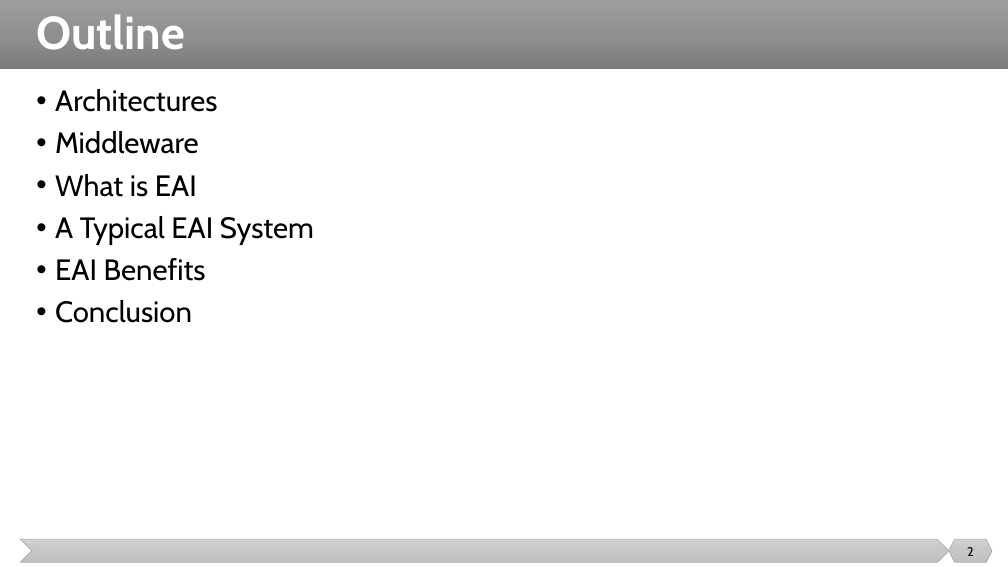
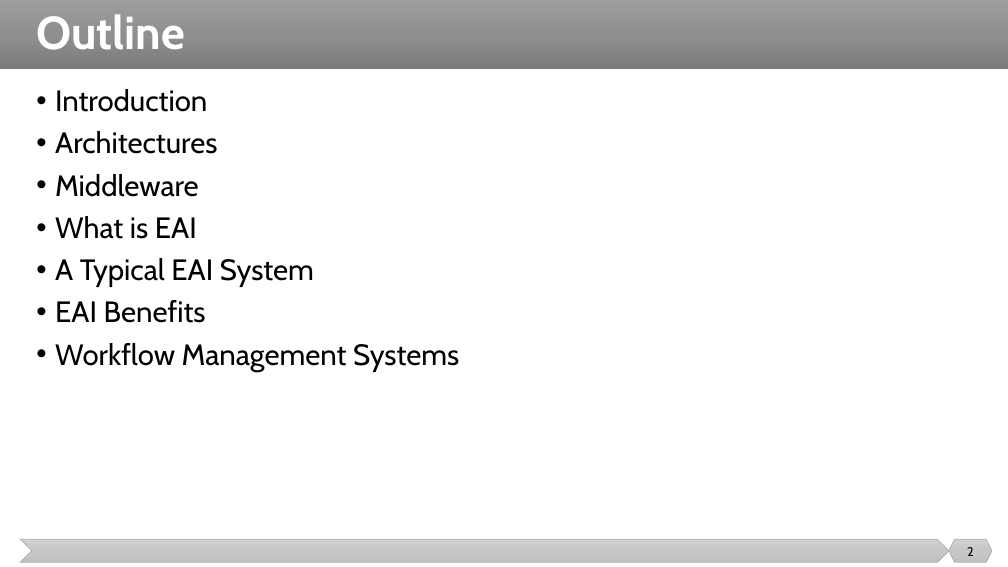
Before and after one commit to malenezi/malenezi, a slide deck: slide 2 of SE495/Lectures/2-Enterprise Application Architecture (EAI)/Enterprise Application Architecture (EAI).pptx. Drawn at 1008x567 pixels with LibreOffice and Linux fonts; fonts in the diff are those of the drawing. Boxes give left, top, right and bottom in pixels: in the first picture for what was removed or moved away, otherwise in the second. Text is boxed around its words. In the diff, an @@ line names an element or a change of style, - is before the commit and + after.

```diff
--- a/SE495/Lectures/2-Enterprise Application Architecture (EAI)/Enterprise Application Architecture (EAI).pptx
+++ b/SE495/Lectures/2-Enterprise Application Architecture (EAI)/Enterprise Application Architecture (EAI).pptx
@@ text at (55,89,207,112): paragraph added @@
+• Introduction
@@ text at (55,343,459,372): text changed @@
-• Conclusion
+• Workflow Management Systems
```
Also in this commit, not shown: 3 other slides changed, 1 other file.
